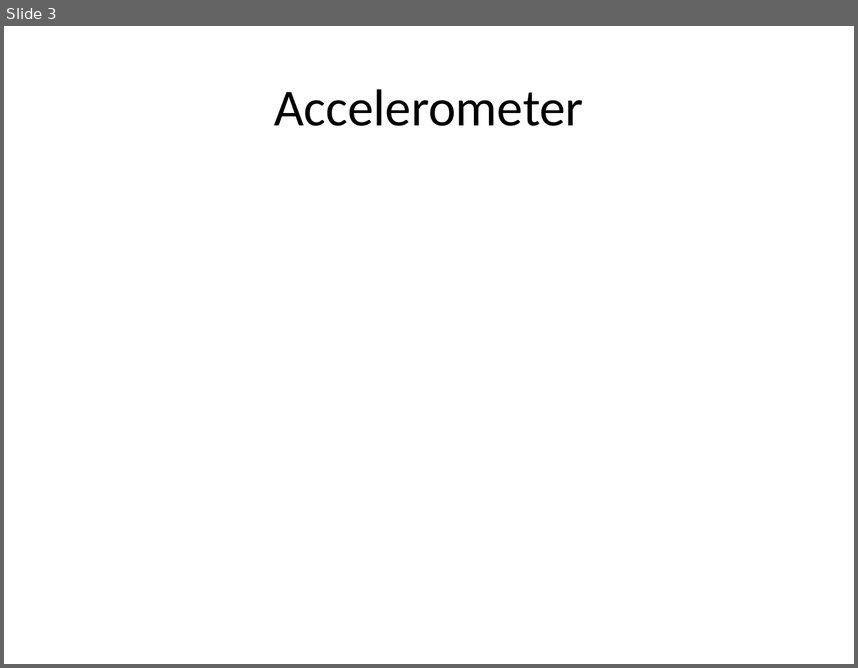
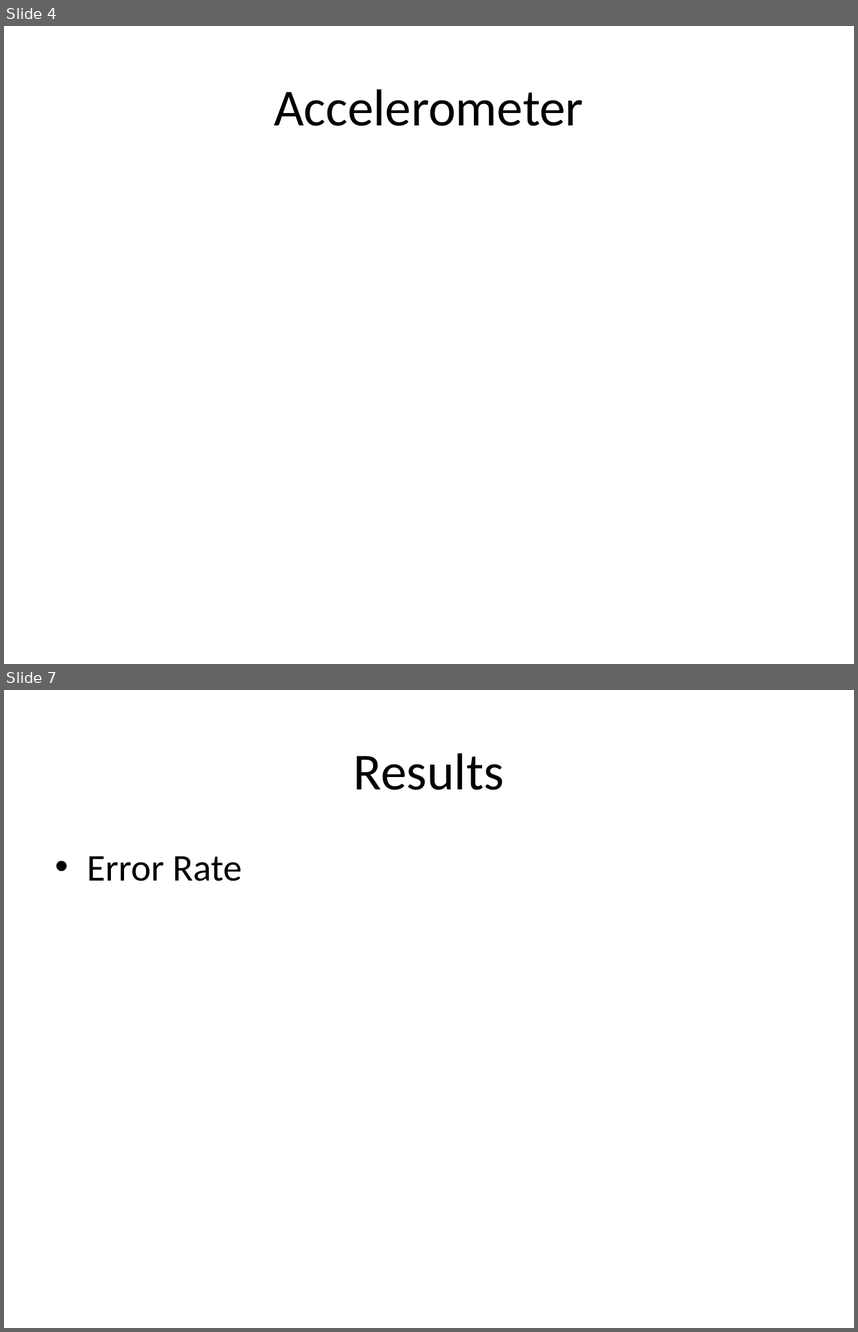
Before and after one commit to haraldrohan/cs229project, a slide deck: matlab/movisign.pptx. Shown one above the other, each under a label of ours: slide 3 before the commit, slides 4 and 7 after it; the slides between them are not shown. The pictures are 858x668 and 858x1332 pixels, drawn with LibreOffice and Linux fonts; fonts in the diff are those of the drawing. Boxes give left, top, right and bottom in pixels: in the first picture for what was removed or moved away, otherwise in the second. Text is boxed around its words. In the diff, an @@ line names an element or a change of style, - is before the commit and + after.

```diff
--- a/matlab/movisign.pptx
+++ b/matlab/movisign.pptx
@@ slide 7 added at (4,690,854,1328), background #FFFFFF @@
@@ title added at (354,753,504,790), 44 pt, text #000000 @@
+Results
@@ text added at (87,856,241,881), 32 pt, text #000000 @@
+• Error Rate
@@ what was slide 3 is now slide 4 @@
```
Also in this commit, not shown: 3 other slides added, 1 slide removed, 1 other file.
